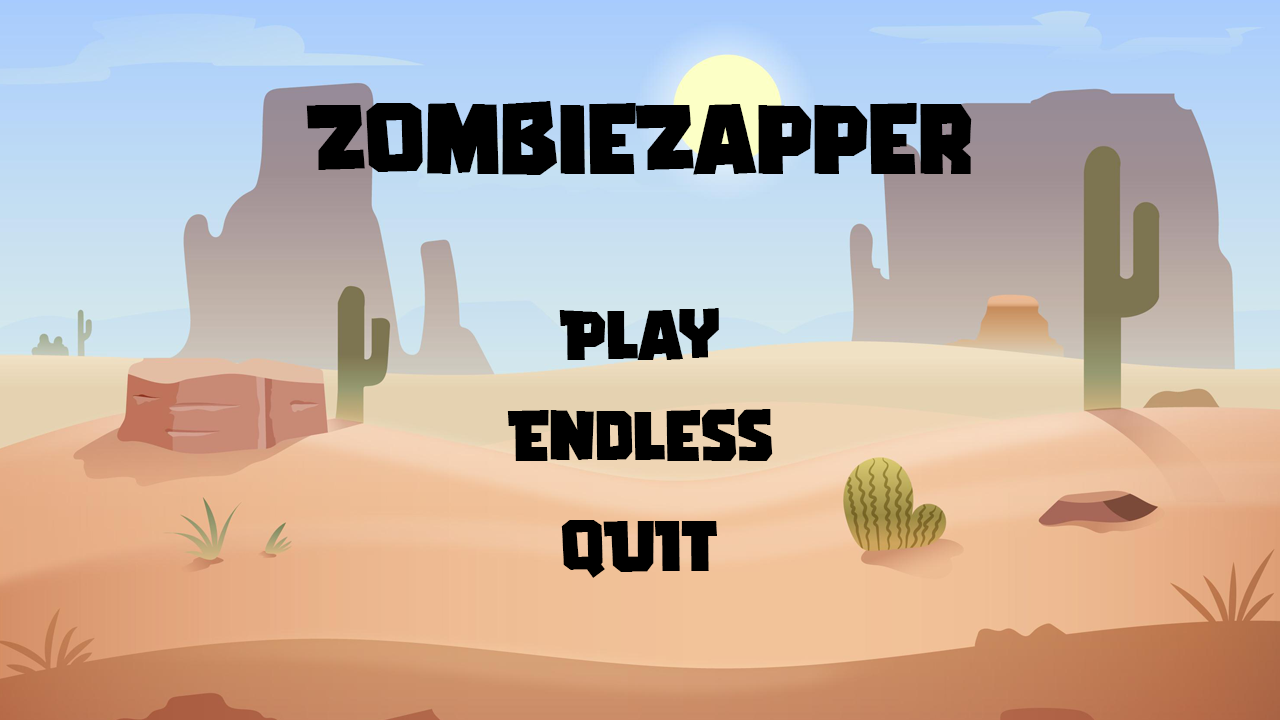
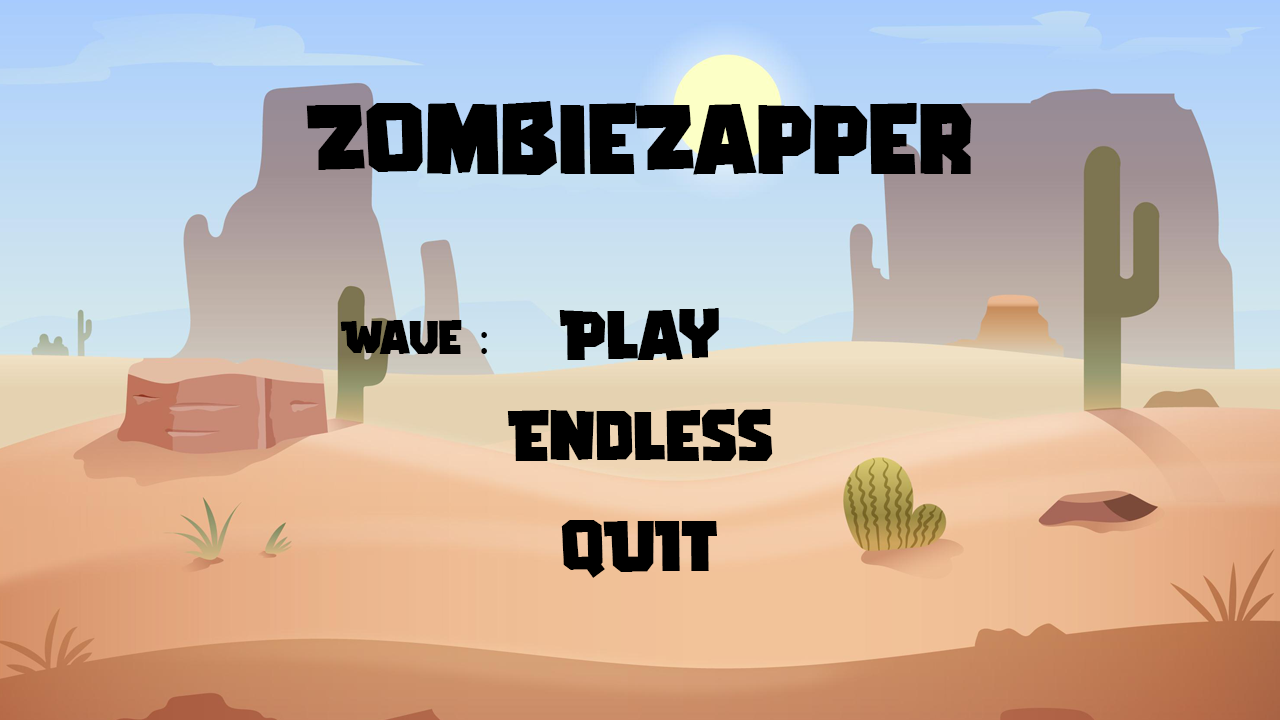
Two versions of the same layered image (1280 × 720). Layer-by-layer changes:
added layer "Wave :" above "Easy" over [340, 320, 487, 354]
